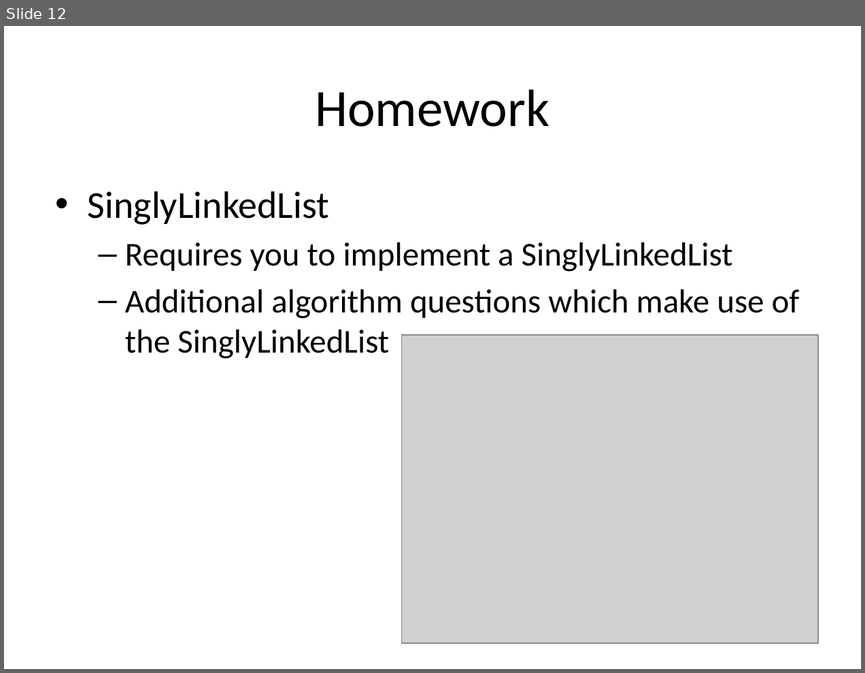
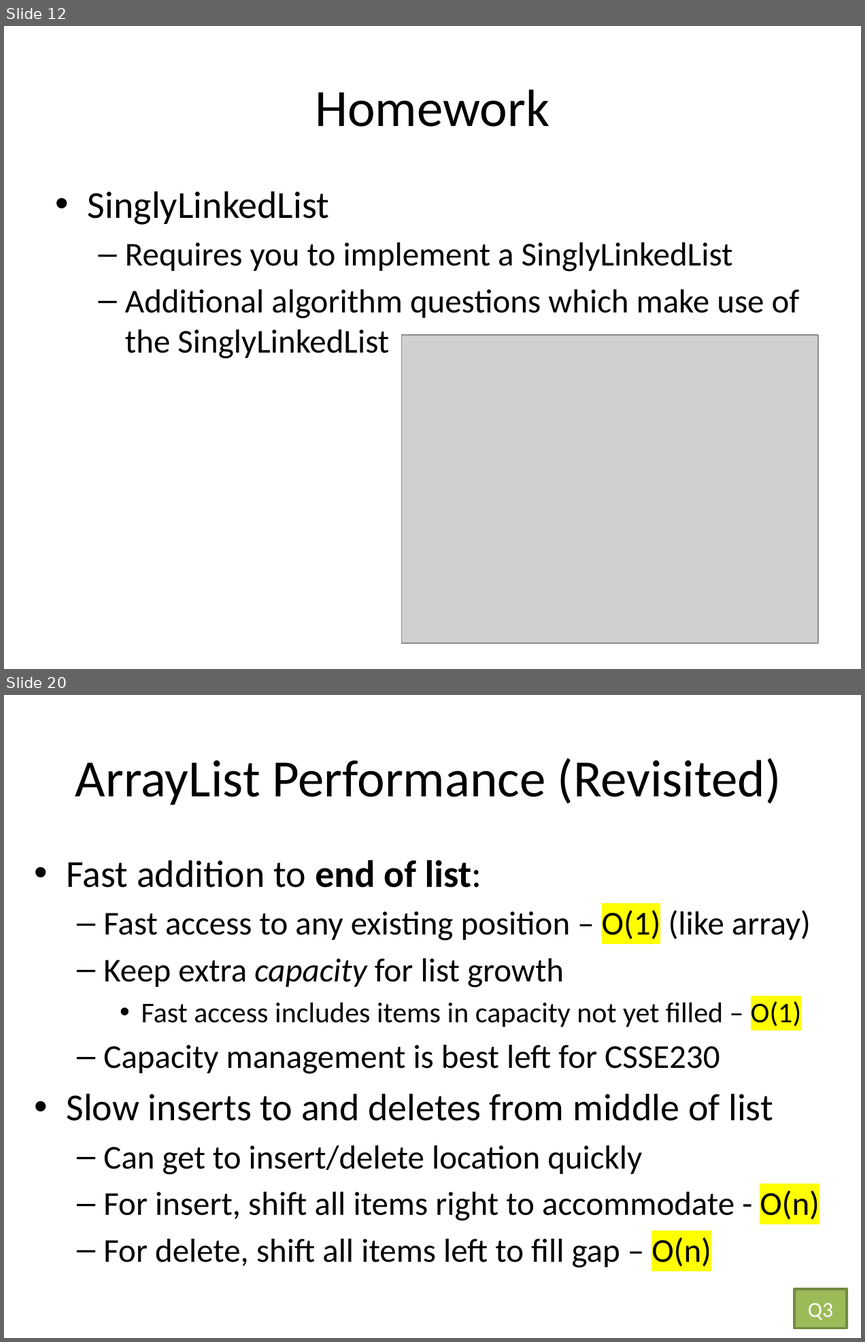
Before and after one commit to RHIT-CSSE/csse220, a slide deck: ClassMaterials/LinkedLists/Slides/LinkedLists.pptx. Shown one above the other, each under a label of ours: slide 12 before the commit, slides 12 and 20 after it; the slides between them are not shown. The pictures are 865x673 and 865x1342 pixels, drawn with LibreOffice and Linux fonts; fonts in the diff are those of the drawing; grey boxes stand for pictures. Boxes give left, top, right and bottom in pixels: in the first picture for what was removed or moved away, otherwise in the second. Text is boxed around its words. In the diff, an @@ line names an element or a change of style, - is before the commit and + after.

Commit message:
updated linked list slides

```diff
--- a/ClassMaterials/LinkedLists/Slides/LinkedLists.pptx
+++ b/ClassMaterials/LinkedLists/Slides/LinkedLists.pptx
@@ slide 20 added at <box>4,695,861,1338</box>, background #FFFFFF @@
@@ title added at <box>75,758,781,805</box>, 44 pt, text #000000 @@
+ArrayList Performance (Revisited)
@@ text added at <box>66,860,819,1268</box>, 28 pt, text #000000 @@
+• Fast addition to end of list:
+  – Fast access to any existing position – O(1) (like array)
+  – Keep extra capacity for list growth
+    • Fast access includes items in capacity not yet filled – O(1)
+  – Capacity management is best left for CSSE230
+• Slow inserts to and deletes from middle of list
+  – Can get to insert/delete location quickly
+  – For insert, shift all items right to accommodate - O(n)
+  – For delete, shift all items left to fill gap – O(n)
@@ rectangle added at <box>794,1289,847,1328</box>, fill #9BBB59, outline #738A42 2 pt, 18 pt, text #FFFFFF @@
+Q3
```
Also in this commit, not shown: 10 other slides added.
